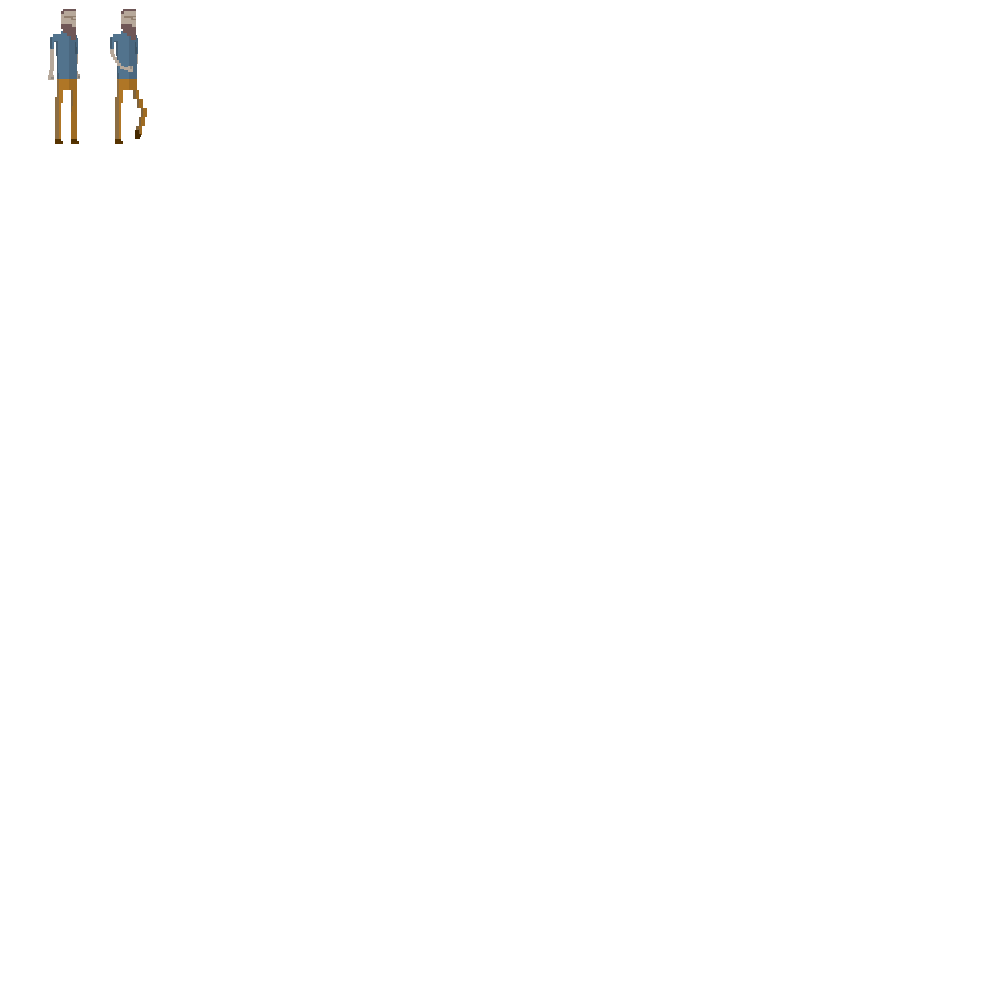
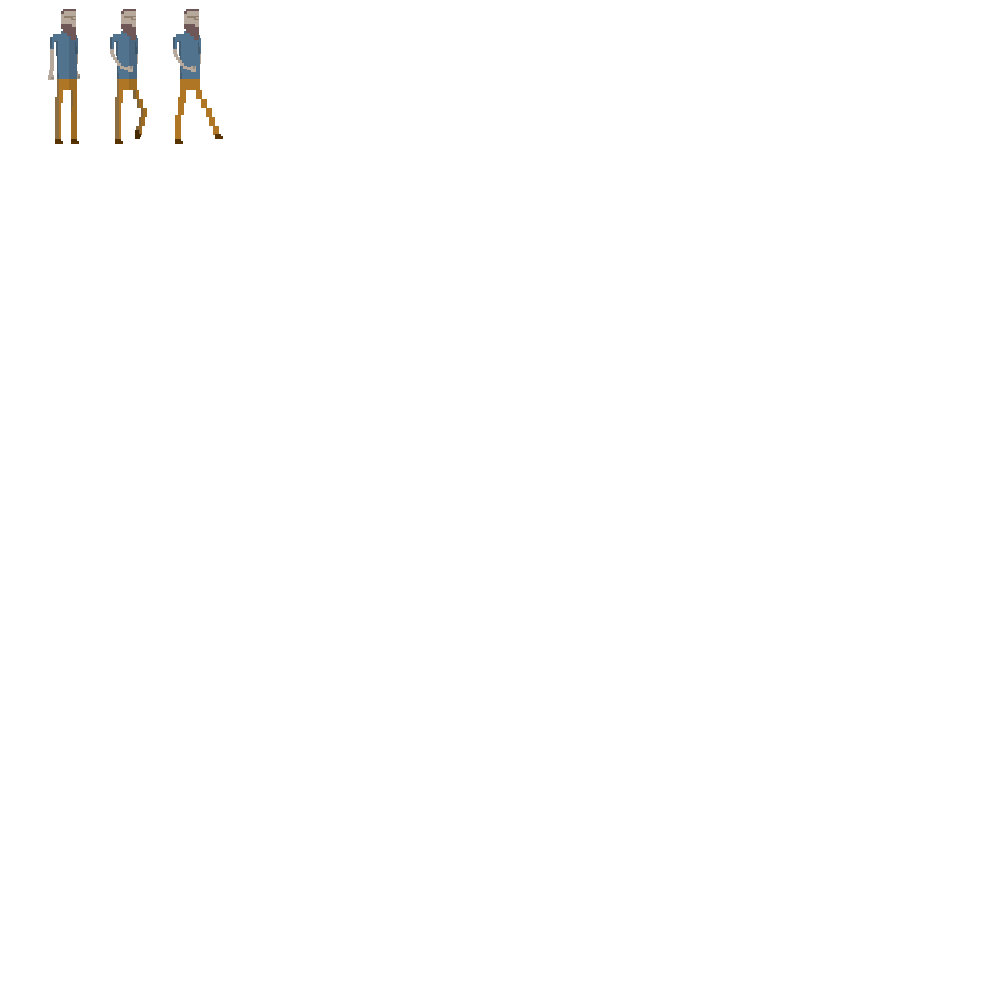
Comparing the layer stacks of the two 1000×1000 images. Changes:
added group "Character Running-right 2" with 21 layers above "Character Running-right 1" over [173,9,223,144]
added group "Head copy 4" with 6 layers in group "Character Running-right 2" over [184,9,199,40]
added layer "Hair copy 2" in group "Head copy 4" over [184,9,199,14]
added layer "Beard copy 2" in group "Head copy 4" over [184,24,199,40]
added layer "Glasses copy 2" in group "Head copy 4" over [187,16,199,20]
added layer "Head copy 3" in group "Head copy 4" over [184,10,199,30]
added group "Legs copy 3" with 4 layers in group "Character Running-right 2" over [175,79,223,144]
added layer "Layer 14" in group "Legs copy 3" over [215,134,223,139]
added layer "Shoes copy 2" in group "Legs copy 3" over [175,139,183,144]
added layer "Legs copy 2" in group "Legs copy 3" over [175,79,219,142]
added group "Torso copy 2" with 7 layers in group "Character Running-right 2" over [173,28,201,79]
added layer "Right Arm copy 2" in group "Torso copy 2" over [173,49,196,72]
added layer "Shirt Shadow copy 2" in group "Torso copy 2" over [173,37,200,79]
added layer "Shirt copy 2" in group "Torso copy 2" over [173,28,201,79]
